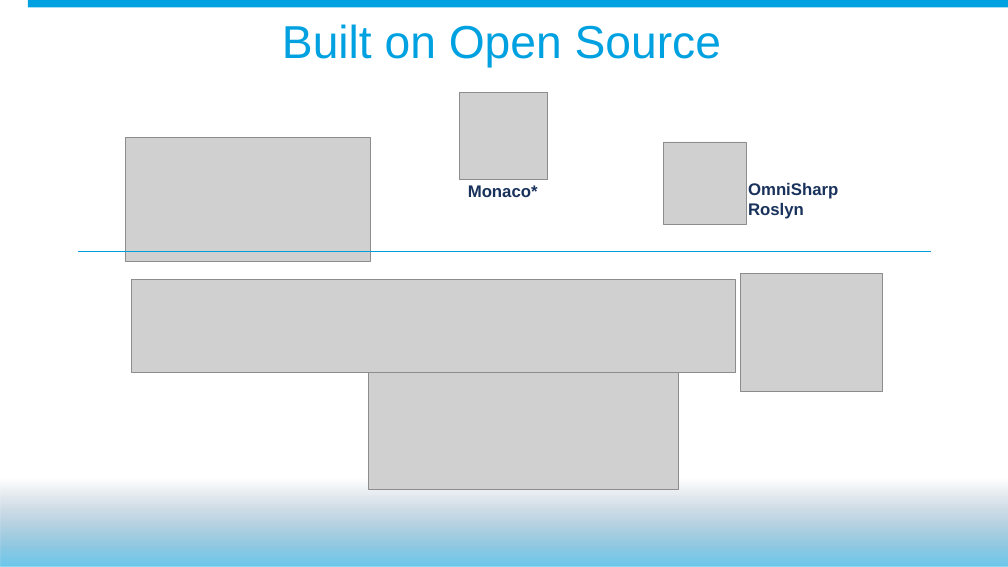
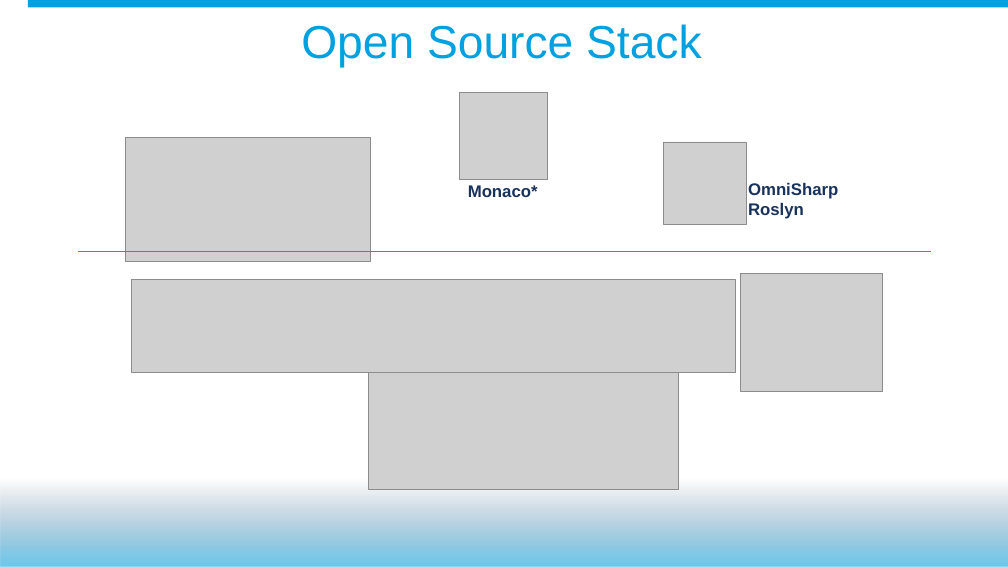
Before and after one commit to mobiletta/VSCode-DF15, a slide deck: slide 11 of John Nelson - DF15 - PowerPoint Presentation - Draft.pptx. Drawn at 1008x567 pixels with LibreOffice and Linux fonts; fonts in the diff are those of the drawing; grey boxes stand for pictures; background and template pictures are left out. Boxes give left, top, right and bottom in pixels: in the first picture for what was removed or moved away, otherwise in the second. Text is boxed around its words. In the diff, an @@ line names an element or a change of style, - is before the commit and + after.

```diff
--- a/John Nelson - DF15 - PowerPoint Presentation - Draft.pptx
+++ b/John Nelson - DF15 - PowerPoint Presentation - Draft.pptx
@@ text at (x1=301, y1=24, x2=701, y2=67): text changed @@
-Built on Open Source
+Open Source Stack
```
Also in this commit, not shown: 5 other files.
